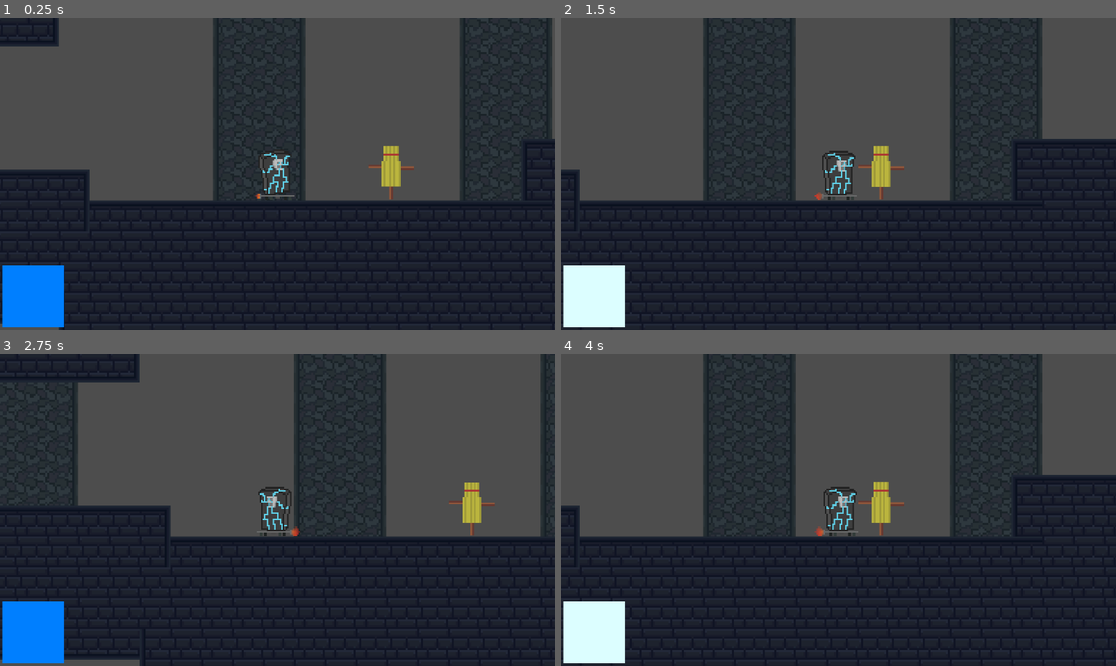
Above: before the commit, frames 1-4 (two rows, left to right).
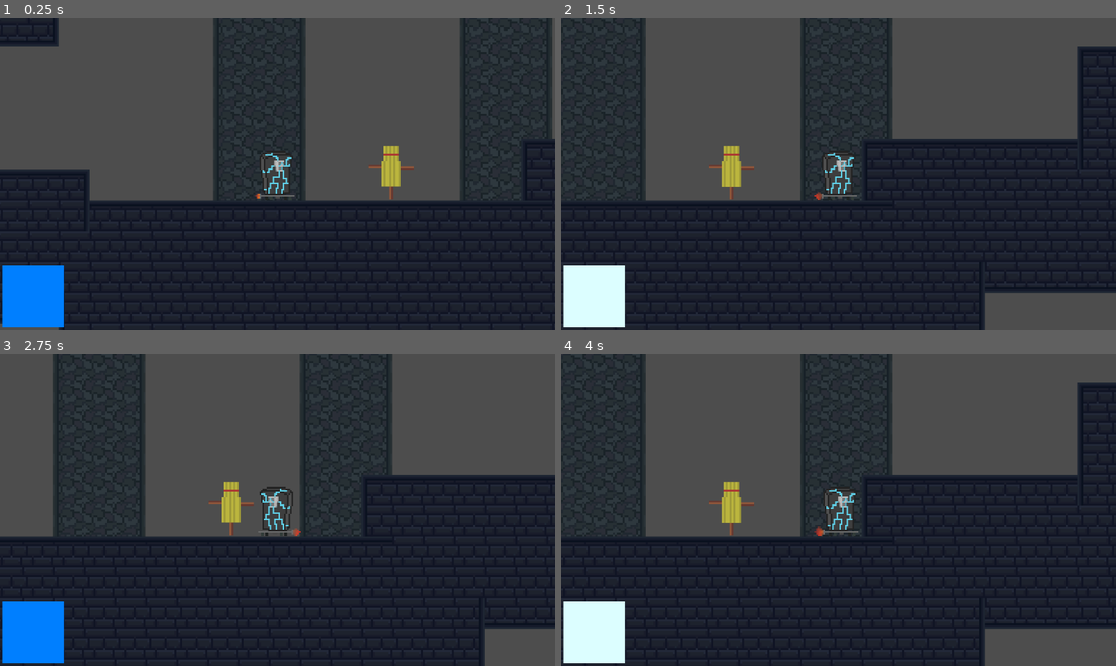
Above: after the commit, the same moments.

Repository: needaschoolproxy/BossFight
Game: Godot game, scene res://scenes/MainScene.tscn
The game is run twice, just before and just after one commit, with the same random seed, the same clock (stepped at 60 frames per second) and the same inputs.
Inputs (mouse positions are in pixels of both pictures, inside the frame that each line leads up to):
- Up to frame 1 (0.25 s): no input
- Up to frame 2 (1.5 s): move the mouse to (960, 158) at 0.52 s; hold D (right) from 0.53 s (still down); click (960, 158) at 0.6 s; tap Space (jump) at 0.77, 1.07 s; tap Shift (dash) at 0.8, 1.35 s; move the mouse to (727, 189) at 1.27 s
- Up to frame 3 (2.75 s): tap Space (jump) at 1.52, 1.55, 1.82 s; move the mouse to (333, 441) at 2.02 s; release D (right) at 2.03 s; hold A (left) from 2.03 s (still down); hold Space (jump) from 2.03 s (still down); click (333, 441) at 2.3 s
- Up to frame 4 (4 s): move the mouse to (810, 572) at 2.77 s; release A (left) at 2.78 s; release Space (jump) at 2.78 s; hold D (right) from 2.78 s (still down); click (810, 572) at 2.85 s; tap Space (jump) at 3.02, 3.32 s; tap Shift (dash) at 3.05, 3.6 s; move the mouse to (1005, 556) at 3.52 s; hold Space (jump) from 3.53 s (still down)

The runs differ from the first frame. In frame 1, 0.2% of the frame differs, in the area x 46-53%, y 42-57%; in frame 2, 41%, in the area x 0-100%, y 0-100%; in frame 3, 22%; in frame 4, 41%.

Commit message:
added dash phasing

Diff:
--- a/scenes/MainScene.tscn
+++ b/scenes/MainScene.tscn
@@ -62,7 +62,8 @@
 2:5/0/z_index = -5
 
 [sub_resource type="TileSet" id="TileSet_echbf"]
-physics_layer_0/collision_layer = 1
+physics_layer_0/collision_layer = 3
+physics_layer_0/collision_mask = 3
 sources/0 = SubResource("TileSetAtlasSource_c6dvc")
 
 [node name="Node2D" type="Node2D"]
--- a/scenes/enemy.tscn
+++ b/scenes/enemy.tscn
@@ -1,6 +1,6 @@
 [gd_scene load_steps=10 format=3 uid="uid://cvwomjshaa7sm"]
 
-[ext_resource type="Script" uid="uid://not814r7cwaj" path="res://scenes/enemy.gd" id="1_md0e3"]
+[ext_resource type="Script" uid="uid://not814r7cwaj" path="res://scripts/enemy.gd" id="1_md0e3"]
 [ext_resource type="Texture2D" uid="uid://c0bv785ih0sik" path="res://assets/Sprite-0016.png" id="2_4ra3w"]
 
 [sub_resource type="AtlasTexture" id="AtlasTexture_md0e3"]
@@ -55,6 +55,8 @@
 size = Vector2(88.5, 116)
 
 [node name="Enemy" type="CharacterBody2D"]
+collision_layer = 2
+collision_mask = 2
 script = ExtResource("1_md0e3")
 
 [node name="AnimatedSprite2D" type="AnimatedSprite2D" parent="."]
--- a/scenes/player.tscn
+++ b/scenes/player.tscn
@@ -1,8 +1,8 @@
 [gd_scene load_steps=19 format=3 uid="uid://cj3seshwyd1wo"]
 
-[ext_resource type="Script" uid="uid://dd58eiag3eho2" path="res://scenes/player.gd" id="1_g2els"]
+[ext_resource type="Script" uid="uid://dd58eiag3eho2" path="res://scripts/player.gd" id="1_g2els"]
 [ext_resource type="Texture2D" uid="uid://dncst6bg0adsa" path="res://assets/Sprite-0015.png" id="2_qhqgy"]
-[ext_resource type="Script" uid="uid://mlau8hsal33e" path="res://scenes/color_rect.gd" id="3_qhqgy"]
+[ext_resource type="Script" uid="uid://mlau8hsal33e" path="res://scripts/color_rect.gd" id="3_qhqgy"]
 
 [sub_resource type="AtlasTexture" id="AtlasTexture_3v2ag"]
 atlas = ExtResource("2_qhqgy")
@@ -130,6 +130,8 @@
 scale = Vector2(3.03125, 3.28125)
 sprite_frames = SubResource("SpriteFrames_tuyoq")
 animation = &"Attack"
+frame = 1
+frame_progress = 1.0
 
 [node name="CollisionShape2D" type="CollisionShape2D" parent="."]
 position = Vector2(0, 3)
@@ -138,7 +140,7 @@
 [node name="Camera2D" type="Camera2D" parent="."]
 
 [node name="DashTime" type="Timer" parent="."]
-wait_time = 0.15
+wait_time = 0.2
 one_shot = true
 
 [node name="DashCooldownTimer" type="Timer" parent="."]
--- a/scenes/color_rect.gd
+++ b/scripts/color_rect.gd
@@ -4,7 +4,7 @@
 
 
 
-func _process(delta: float) -> void:
+func _process(_delta: float) -> void:
 	if character_body_2d.can_dash == true:
 		self_modulate = Color(0,1,2)
 	else: self_modulate = Color(2,2,3)
--- a/scenes/player.gd
+++ b/scripts/player.gd
@@ -11,11 +11,9 @@
 const FAST_FALL_MULTIPLIER = 2.0
 const JUMP_CUT_MULTIPLIER = 0.5
 var doublejumped = false
-
 const DASH_SPEED = 1200
 var dashing = false
 var can_dash = true
-
 var attacking = false
 var ATTACK_DAMAGE = 20
 var ATTACK_KNOCKBACK = 400.0
@@ -24,16 +22,32 @@
 
 var jumping = false
 
-func _physics_process(delta: float) -> void:
-	if Input.is_action_just_pressed("attack") and not attacking and can_attack:
-		start_attack()
+enum state {idle,run,jump,attack,dash}
+var current_state = state.idle
+
+func _process(delta: float) -> void:
+	match current_state:
+		state.idle:
+			sprite.play("Idle")
+		state.run:
+			sprite.play("MoveLeftRight")
+		state.jump:
+			sprite.play("Jump")
+		state.attack:
+			sprite.play("Attack")
+		state.dash:
+			sprite.play("Dash")
+			set_collision_mask_value(2,false)
 
 	if not is_on_floor():
 		if velocity.y > 0:
 			velocity.y += GRAVITY * FAST_FALL_MULTIPLIER * delta
 		else:
 			velocity.y += GRAVITY * delta
+		current_state = state.jump
 	else:
+		doublejumped = false
+		current_state = state.idle
 		velocity.y = 0
 		if jumping:
 			jumping = false
@@ -41,20 +55,16 @@
 	if Input.is_action_just_pressed("jump"):
 		if is_on_floor():
 			velocity.y = JUMP_VELOCITY
-			trigger_jump_anim()
 		elif not doublejumped:
 			velocity.y = JUMP_VELOCITY
 			doublejumped = true
-			trigger_jump_anim()
 
 	if not Input.is_action_pressed("jump") and velocity.y < 0:
 		velocity.y *= JUMP_CUT_MULTIPLIER
 
-	if is_on_floor():
-		doublejumped = false
-
 	var direction := Input.get_axis("left", "right")
 	if direction != 0:
+		current_state = state.run
 		if dashing:
 			velocity.x = direction * DASH_SPEED
 		else:
@@ -63,62 +73,18 @@
 	else:
 		velocity.x = move_toward(velocity.x, 0, SPEED * 2 * delta)
 
-	if attacking:
-		if sprite.animation != "Attack":
-			sprite.play("Attack")
-	elif dashing:
-		if sprite.animation != "Dash":
-			sprite.play("Dash")
-	elif jumping:
-		if sprite.animation != "Jump":
-			sprite.play("Jump")
-	elif direction != 0:
-		if sprite.animation != "MoveLeftRight":
-			sprite.play("MoveLeftRight")
-	else:
-		if sprite.animation != "Idle":
-			sprite.play("Idle")
-
 	if Input.is_action_just_pressed("dash") and can_dash and not attacking:
 		dashing = true
 		can_dash = false
 		dash_time.start()
 		dash_cooldown_timer.start()
-
+		current_state = state.dash
 	move_and_slide()
-
-func start_attack():
-	attacking = true
-	can_attack = false
-	attack_area.monitoring = true
-	$AttackArea/CollisionShape2D.disabled = false
-
-	if not attack_area.is_connected("body_entered", Callable(self, "_on_attack_area_body_entered")):
-		attack_area.connect("body_entered", Callable(self, "_on_attack_area_body_entered"))
-
-	await get_tree().create_timer(0.1).timeout
-	attack_area.monitoring = false
-	$AttackArea/CollisionShape2D.disabled = true
-
-	attacking = false
-
-	await get_tree().create_timer(ATTACK_COOLDOWN).timeout
-	can_attack = true
-
-func _on_attack_area_body_entered(body):
-	if body.has_method("take_damage"):
-		var knock_dir = -1 if sprite.flip_h else 1
-		body.take_damage(ATTACK_DAMAGE, Vector2(knock_dir * ATTACK_KNOCKBACK, -200))
-
-		velocity.x = -knock_dir * 100
-
-func trigger_jump_anim():
-	jumping = true
-	if sprite.animation != "Jump":
-		sprite.play("Jump")
 
 func _on_dash_time_timeout() -> void:
 	dashing = false
+	current_state = state.idle
+	set_collision_mask_value(2,true)
 
 func _on_dash_cooldown_timer_timeout() -> void:
 	can_dash = true
Empty file removed: assets/character_body_2d.gd
Not shown, removed: assets/character_body_2d.gd.uid
Not shown: 1 places in node_2d.tscn that only renumber resources
Not shown: 1 places in scenes/node_2d.tscn that only renumber resources
Renamed: scenes/color_rect.gd.uid -> scripts/color_rect.gd.uid
Renamed: scenes/enemy.gd -> scripts/enemy.gd
Renamed: scenes/enemy.gd.uid -> scripts/enemy.gd.uid
Renamed: scenes/player.gd.uid -> scripts/player.gd.uid
